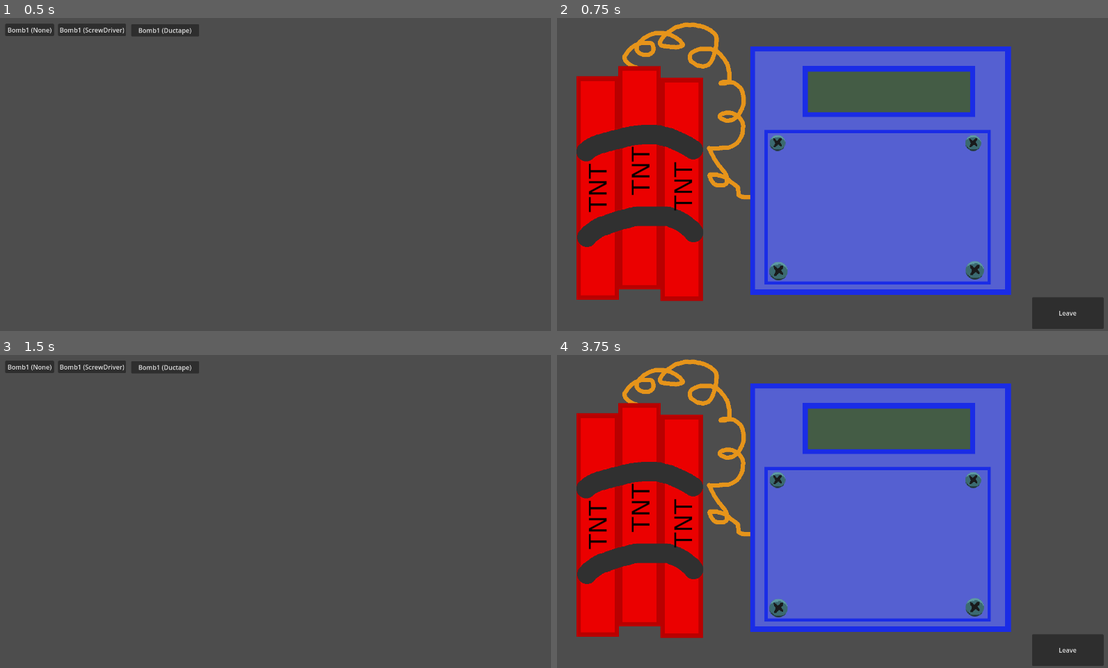
Above: before the commit, frames 1-4 (two rows, left to right).
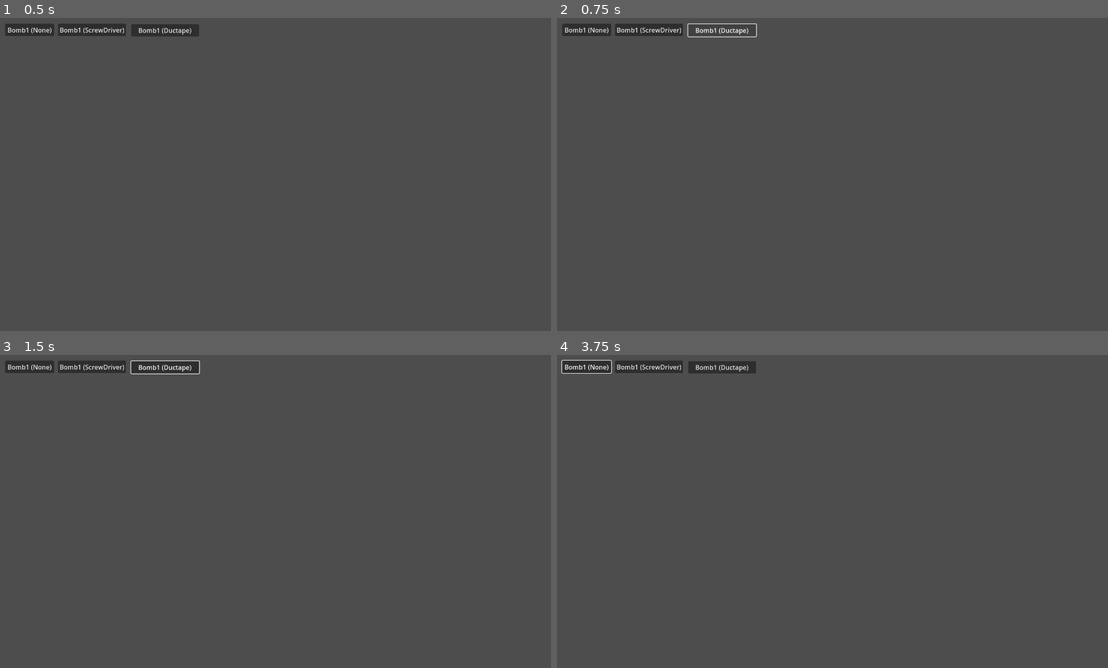
Above: after the commit, the same moments.

Repository: BrainFartScientist/bomb-game
Game: Godot game, scene res://scenes/test/BombAccess.tscn
Two runs of this game, one before a commit and one after it. Both use one fixed random seed, a clock stepped at 60 frames per second and the inputs below. This scene is started directly instead of the project's main scene.
Inputs (mouse positions are in pixels of both pictures, inside the frame that each line leads up to):
- Up to frame 1 (0.5 s): no input
- Up to frame 2 (0.75 s): click "Bomb1 (Ductape)" at 0.5 s
- Up to frame 3 (1.5 s): click (512, 649) at 1.25 s, where only the run before the commit has a clickable "Leave"
- Up to frame 4 (3.75 s): click "Bomb1 (ScrewDriver)" at 2 s; click (584, 367) at 2.75 s, where only the run after the commit has a clickable "Bomb1 (None)"; tap Enter (ui_accept) at 3.5 s; move the mouse to (953, 492) at 3.52 s; hold D (move_right) from 3.53 s (still down); tap F (chat) at 3.6 s; click (953, 492) at 3.67 s

Frame 1 is identical in both runs. In frame 2, 54% of the frame differs, in the area x 1-100%, y 1-100%; in frame 3, 0.1%; in frame 4, 54%, in the area x 0-100%, y 1-100%.
Error after the commit: Parse Error: Cannot call non-static function "set_tool()" on the class "GameState" directly. Make an instance instead. (res://scripts/bombs/debug/Bomb1DebugBut…

Commit message:
Added bomb to scene

Diff:
--- a/project.godot
+++ b/project.godot
@@ -15,10 +15,6 @@
 config/features=PackedStringArray("4.3", "Forward Plus")
 config/icon="res://icon.svg"
 <<<<<<<HEADrun/main_scene="res://bomb.tscn"
-
-[autoload]
-
-GameState="*res://scripts/game_state.gd"
 
 [display]
 
--- a/scenes/bomb.tscn
+++ b/scenes/bomb.tscn
@@ -185,3 +185,6 @@
 text = "Leave"
 script = ExtResource("12_0i141")
 bomb = NodePath("..")
+
+[node name="Camera" type="Camera2D" parent="."]
+anchor_mode = 0
--- a/scenes/bombs/bomb_01_overworld.tscn
+++ b/scenes/bombs/bomb_01_overworld.tscn
@@ -18,9 +18,11 @@
 
 [node name="Bomb01Overworld" type="Sprite2D" parent="."]
 material = SubResource("ShaderMaterial_vv0dx")
+position = Vector2(-3, -33)
 texture = ExtResource("2_5it43")
 
 [node name="interaction_area" type="Area2D" parent="."]
+position = Vector2(-3, -33)
 
 [node name="CollisionShape2D" type="CollisionShape2D" parent="interaction_area"]
 position = Vector2(6, 0)
--- a/scenes/level.tscn
+++ b/scenes/level.tscn
@@ -1458,6 +1458,7 @@
 sources/1 = SubResource("TileSetAtlasSource_y5upk")
 
 [node name="Level" type="Node2D"]
+y_sort_enabled = true
 
 [node name="TileMapLayer" type="TileMapLayer" parent="."]
 position = Vector2(18, 76)
--- /dev/null
+++ b/scenes/level_01.tscn
@@ -0,0 +1,14 @@
+[gd_scene load_steps=4 format=3 uid="uid://b5pn2ubdr6gun"]
+
+[ext_resource type="PackedScene" uid="uid://c0dilndsxtb0b" path="res://scenes/level.tscn" id="1_i5tay"]
+[ext_resource type="PackedScene" uid="uid://ccrpa3xt77168" path="res://scenes/bomb.tscn" id="2_ksxmd"]
+[ext_resource type="Script" path="res://scripts/game_state.gd" id="3_6b2xf"]
+
+[node name="Level01" type="Node2D" node_paths=PackedStringArray("level")]
+script = ExtResource("3_6b2xf")
+level = NodePath("Level")
+
+[node name="Level" parent="." instance=ExtResource("1_i5tay")]
+
+[node name="Bomb_01" parent="." instance=ExtResource("2_ksxmd")]
+visible = false
--- a/scripts/bombs/Bomb.gd
+++ b/scripts/bombs/Bomb.gd
@@ -6,6 +6,8 @@
 var state = BombState.new()
 var screws = {}
 var tool: GameState.Tools = GameState.Tools.None
+
+var is_open = false
 
 const tool_icons = {
 	GameState.Tools.None: {"texture": preload("res://assets/graphics/generic_tools/genericItem_color_086.png"), "hotzone": Vector2.ZERO},
@@ -16,16 +18,10 @@
 # Called when the node enters the scene tree for the first time.
 func _ready() -> void:
 	init_members()
-	if GameState.get_bomb_state(id) != null:
-		init_screws(false)
-		state = GameState.get_bomb_state(id)
-	else:
-		init_screws()
-		init_state()
-		GameState.set_bomb_state(id, state)
+	init_screws()
+	init_state()
 	trigger_update()
-
-	self.tool = GameState.get_tool()
+	self.tool = GameState.Tools.None
 	Input.set_custom_mouse_cursor(tool_icons[self.tool].texture, 0, tool_icons[self.tool].hotzone)
 
 var pressed = false
@@ -77,6 +73,8 @@
 
 
 func _input(event):
+	if !is_open:
+		return
 	if event is InputEventMouseMotion:
 		hover()
 	elif event is InputEventMouseButton and event.button_index == MOUSE_BUTTON_LEFT:
--- a/scripts/bombs/Bomb_01/bomb_01_overworld.gd
+++ b/scripts/bombs/Bomb_01/bomb_01_overworld.gd
@@ -19,4 +19,6 @@
 
 func _process(delta):
 	if Input.is_action_just_pressed("chat") and player_in_range:
-		GameState.access_bomb("res://scenes/level.tscn", "res://scenes/bomb.tscn")
+		get_tree().root.get_child(0).open_bomb("Bomb_01")
+		#GameState.access_bomb("res://scenes/level.tscn", "res://scenes/bomb.tscn")
+		pass
--- a/scripts/bombs/ExitBombButton.gd
+++ b/scripts/bombs/ExitBombButton.gd
@@ -7,5 +7,7 @@
 	pressed.connect(self.request_exit)
 
 func request_exit():
-	GameState.set_bomb_state(bomb.id, bomb.state)
-	GameState.leave_scene()
+	get_tree().root.get_child(0).leave_bomb()
+	pass
+	#GameState.set_bomb_state(bomb.id, bomb.state)
+	#GameState.leave_scene()
--- a/scripts/game_state.gd
+++ b/scripts/game_state.gd
@@ -1,4 +1,5 @@
 extends Node
+class_name GameState
 
 enum Tools {
 	None,
@@ -8,6 +9,14 @@
 var bomb_state = {}
 var previous_scene = null
 var tool: Tools = Tools.None
+var bombs = {}
+var open_bomb_id = null
+@export var level: Node = null
+
+func _ready() -> void:
+	for child in get_children():
+		if child is Bomb:
+			bombs[child.name] = child
 
 func get_bomb_state(id: String) -> BombState:
 	if !bomb_state.has(id):
@@ -32,3 +41,18 @@
 
 func get_tool() -> Tools:
 	return self.tool
+
+func open_bomb(id: String):
+	open_bomb_id = id
+	level.visible = false
+	bombs[id].visible = true
+	bombs[id].is_open = true
+	bombs[id].get_node("Camera").make_current()
+	pass
+
+func leave_bomb():
+	bombs[open_bomb_id].visible = false
+	bombs[open_bomb_id].is_open = false
+	open_bomb_id = null
+	level.visible = true
+	level.get_node("Player/Camera2D").make_current()
